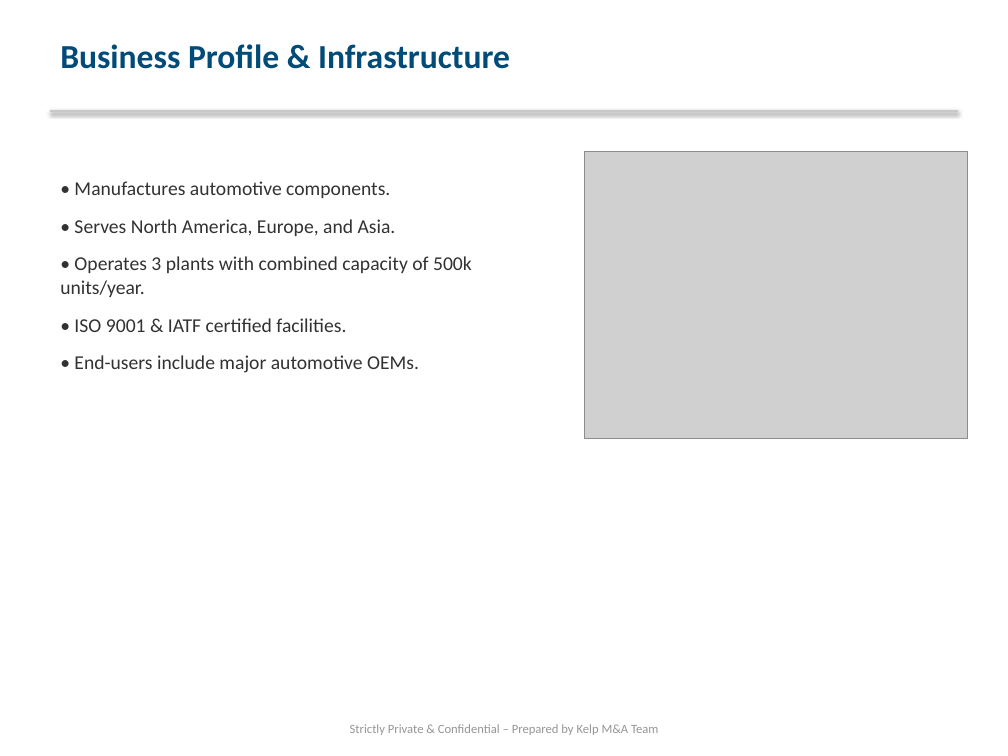
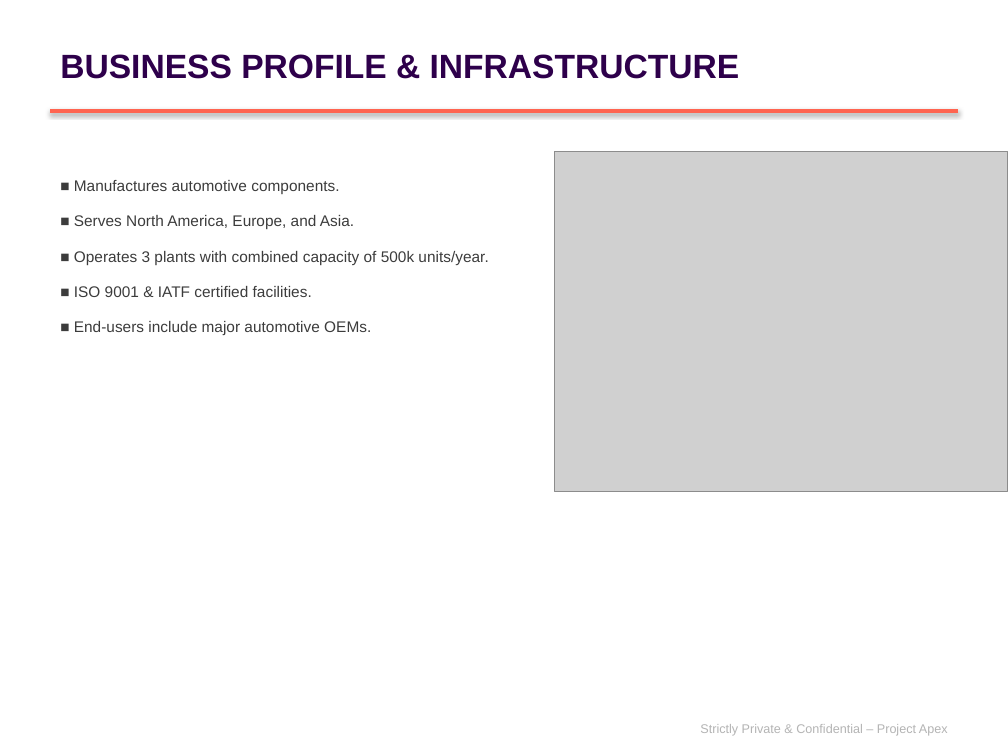
Before and after one commit to PiyushiAnand/Doc_to_PPT, a slide deck: slide 2 of Blind_Teaser_Final.pptx (slide 1 before the commit). Drawn at 1008x756 pixels with LibreOffice and Linux fonts; fonts in the diff are those of the drawing; grey boxes stand for pictures. Boxes give left, top, right and bottom in pixels: in the first picture for what was removed or moved away, otherwise in the second. Text is boxed around its words. In the diff, an @@ line names an element or a change of style, - is before the commit and + after.

```diff
--- a/Blind_Teaser_Final.pptx
+++ b/Blind_Teaser_Final.pptx
@@ text at [60,54,740,79]: text changed; font Calibri to Arial; text colour #004B78 to #2E004B @@
-Business Profile & Infrastructure
+BUSINESS PROFILE & INFRASTRUCTURE
@@ line (50, 111) - (958, 111): stroke #C8C8C8 1.5 pt to #FF6450 3 pt @@
@@ picture: place and size @@
-picture at [585,151,968,438]
+picture at [554,151,1008,492]
@@ text at [74,180,488,335]: text changed; size 14 to 11 pt; font Calibri to Arial; text colour #323232 to #3C3C3C @@
-• Manufactures automotive components.
-• Serves North America, Europe, and Asia.
-• Operates 3 plants with combined capacity of 500k units/year.
-• ISO 9001 & IATF certified facilities.
-• End-users include major automotive OEMs.
+■ Manufactures automotive components.
+■ Serves North America, Europe, and Asia.
+■ Operates 3 plants with combined capacity of 500k units/year.
+■ ISO 9001 & IATF certified facilities.
+■ End-users include major automotive OEMs.
@@ text at [700,724,948,736]: text changed; font Calibri to Arial; text colour #969696 to #B4B4B4 @@
-Strictly Private & Confidential – Prepared by Kelp M&A Team
+Strictly Private & Confidential – Project Apex
```
Also in this commit, not shown: 2 other slides changed, 1 slide added, 4 other files.
